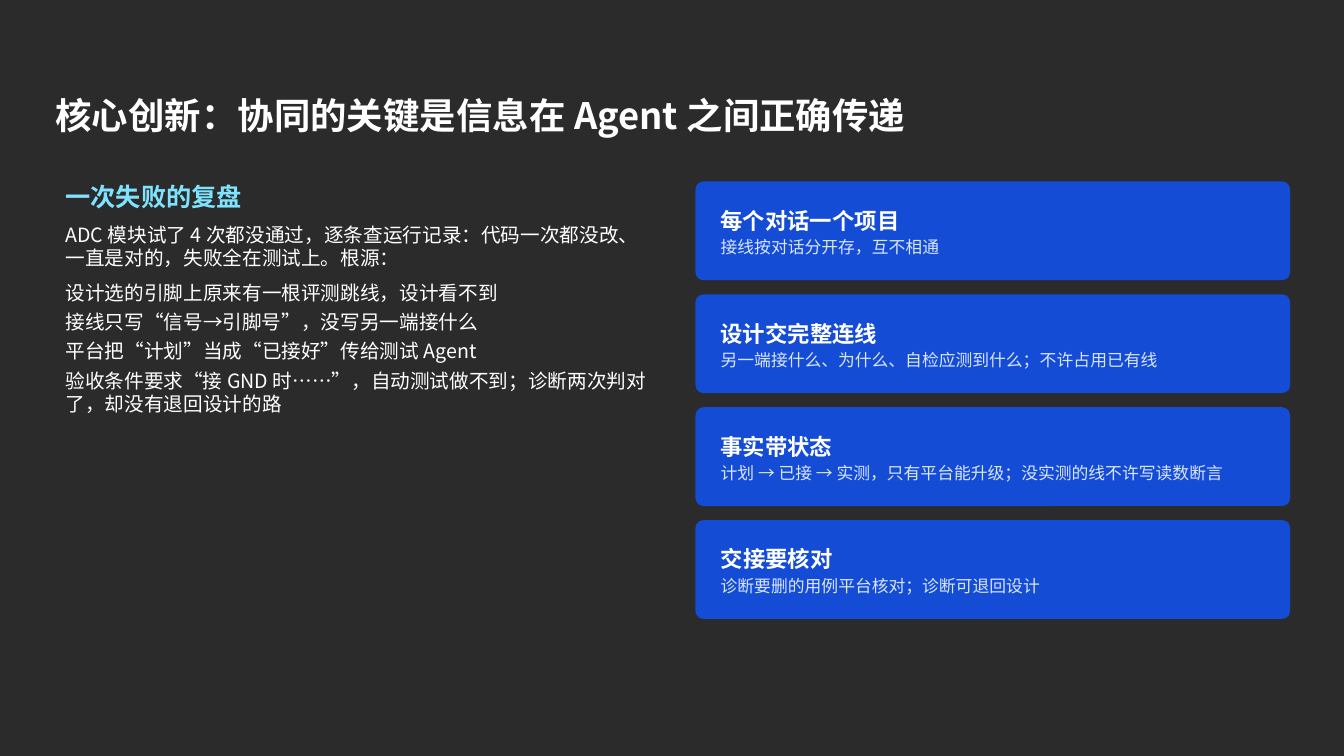
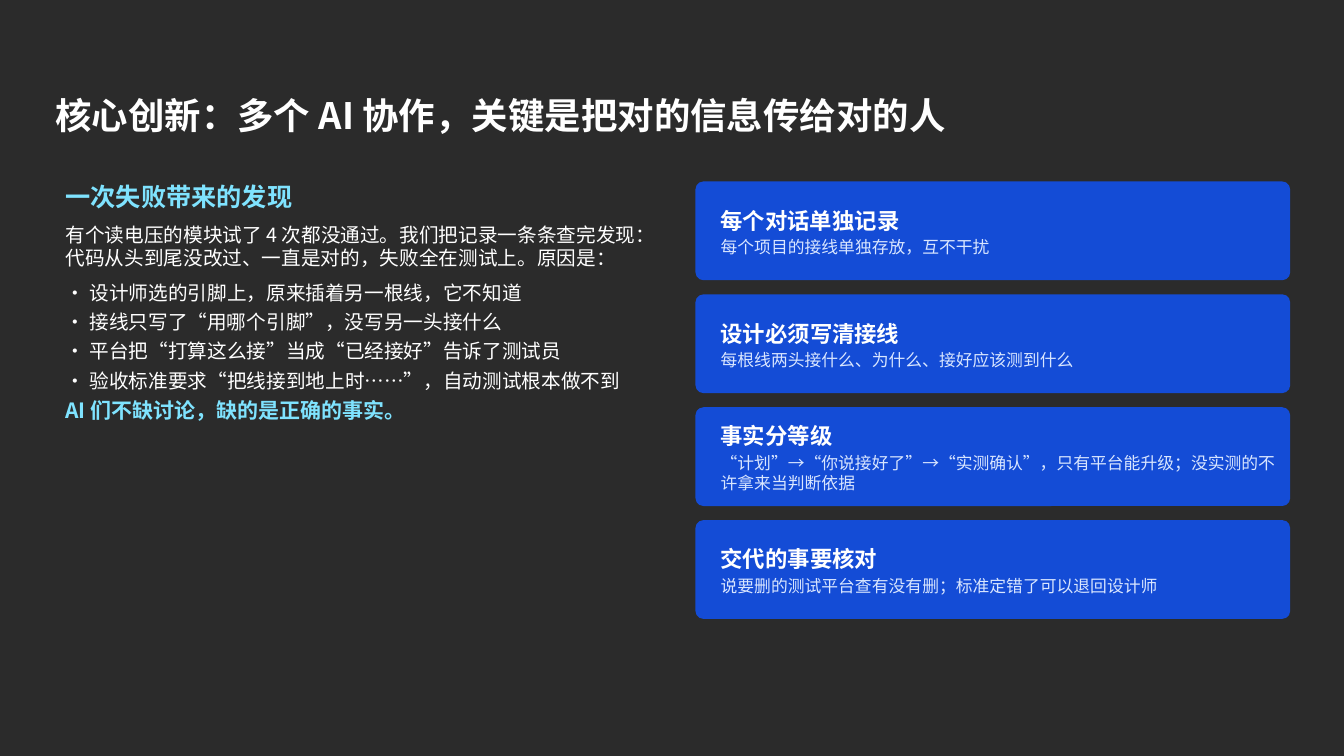
Before and after one commit to z-xxkk/firmforge, a slide deck: slide 11 of submission/方案讲解.pptx. Drawn at 1344x756 pixels with LibreOffice and Linux fonts; fonts in the diff are those of the drawing; background and template pictures are left out; a plain dark background stands for a picture behind light text. Boxes give left, top, right and bottom in pixels: in the first picture for what was removed or moved away, otherwise in the second. Text is boxed around its words. In the diff, an @@ line names an element or a change of style, - is before the commit and + after.

```diff
--- a/submission/方案讲解.pptx
+++ b/submission/方案讲解.pptx
@@ text at box(55, 97, 946, 134): text changed @@
-核心创新：协同的关键是信息在 Agent 之间正确传递
+核心创新：多个 AI 协作，关键是把对的信息传给对的人
@@ text at box(65, 184, 655, 421): text changed @@
-一次失败的复盘
-ADC 模块试了 4 次都没通过，逐条查运行记录：代码一次都没改、一直是对的，失败全在测试上。根源：
-设计选的引脚上原来有一根评测跳线，设计看不到
-接线只写“信号→引脚号”，没写另一端接什么
-平台把“计划”当成“已接好”传给测试 Agent
-验收条件要求“接 GND 时……”，自动测试做不到；诊断两次判对了，却没有退回设计的路
+一次失败带来的发现
+有个读电压的模块试了 4 次都没通过。我们把记录一条条查完发现：代码从头到尾没改过、一直是对的，失败全在测试上。原因是：
+· 设计师选的引脚上，原来插着另一根线，它不知道
+· 接线只写了“用哪个引脚”，没写另一头接什么
+· 平台把“打算这么接”当成“已经接好”告诉了测试员
+· 验收标准要求“把线接到地上时……”，自动测试根本做不到
+AI 们不缺讨论，缺的是正确的事实。
@@ text at box(721, 210, 990, 255): text changed @@
-每个对话一个项目
-接线按对话分开存，互不相通
+每个对话单独记录
+每个项目的接线单独存放，互不干扰
@@ text at box(721, 323, 1074, 368): text changed @@
-设计交完整连线
-另一端接什么、为什么、自检应测到什么；不许占用已有线
+设计必须写清接线
+每根线两头接什么、为什么、接好应该测到什么
@@ text at box(721, 425, 1275, 491): text changed @@
-事实带状态
-计划 → 已接 → 实测，只有平台能升级；没实测的线不许写读数断言
+事实分等级
+“计划”→“你说接好了”→“实测确认”，只有平台能升级；没实测的不许拿来当判断依据
@@ text at box(721, 548, 1158, 595): text changed @@
-交接要核对
-诊断要删的用例平台核对；诊断可退回设计
+交代的事要核对
+说要删的测试平台查有没有删；标准定错了可以退回设计师
```
Also in this commit, not shown: 13 other slides changed, 1 slide added, 1 slide removed, 1 other file.
